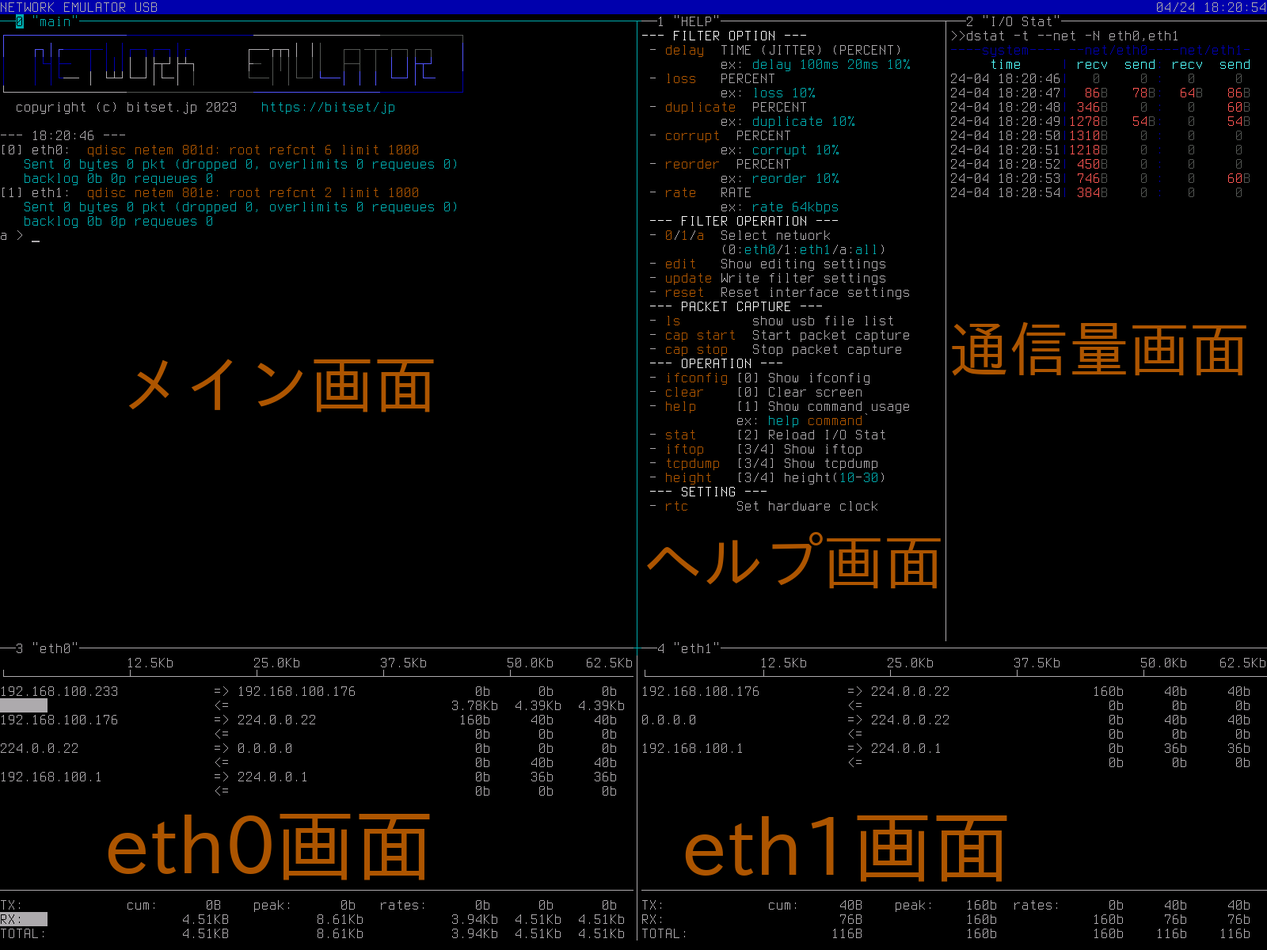
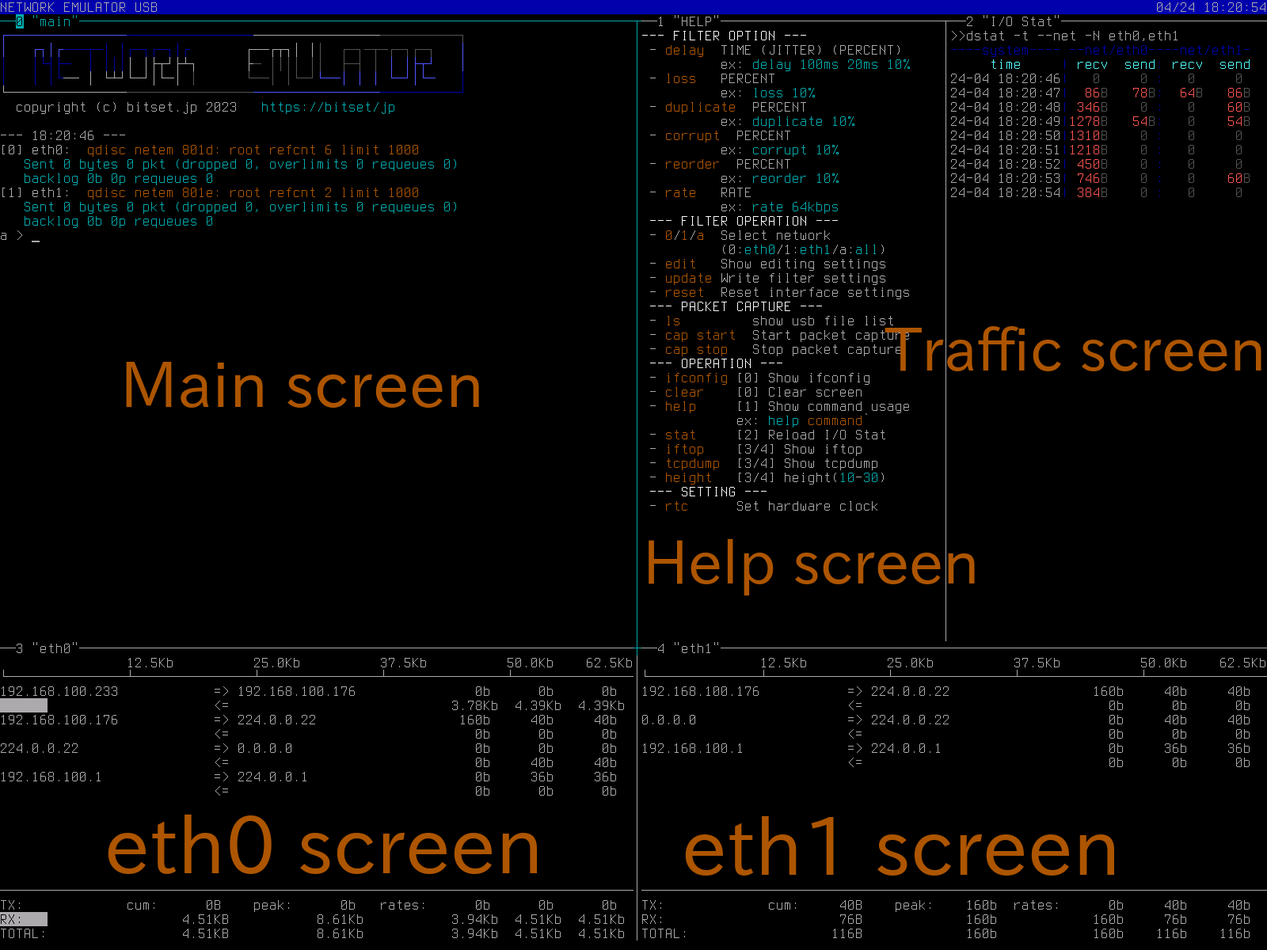
Comparing the layer stacks of the two (1267, 950) images. Changes:
renamed "ヘルプ画面" to "Help screen", painted on it over [646, 532, 975, 597]
renamed "eth1画面" to "eth1 screen", painted on it over [856, 815, 1114, 882]
renamed "eth0画面" to "eth0 screen", painted on it over [279, 813, 537, 881]
renamed "通信量画面" to "Traffic screen", painted on it over [884, 321, 1262, 377]
renamed "メイン画面" to "Main screen", painted on it over [125, 358, 479, 413]
